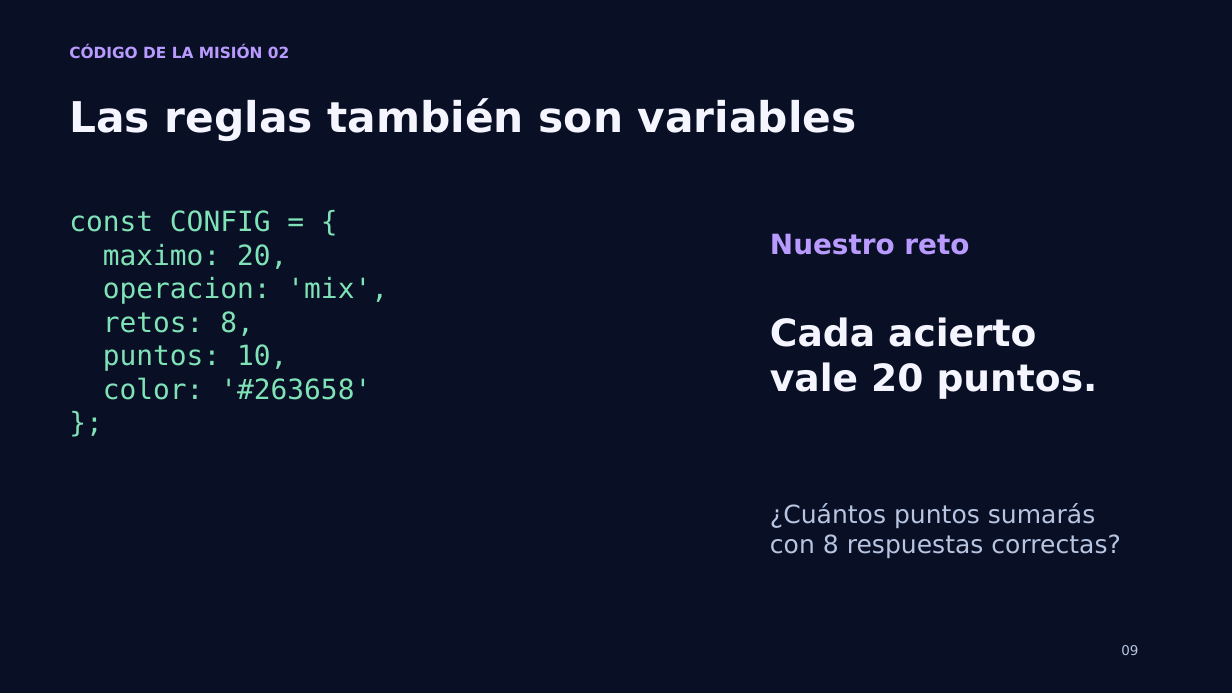
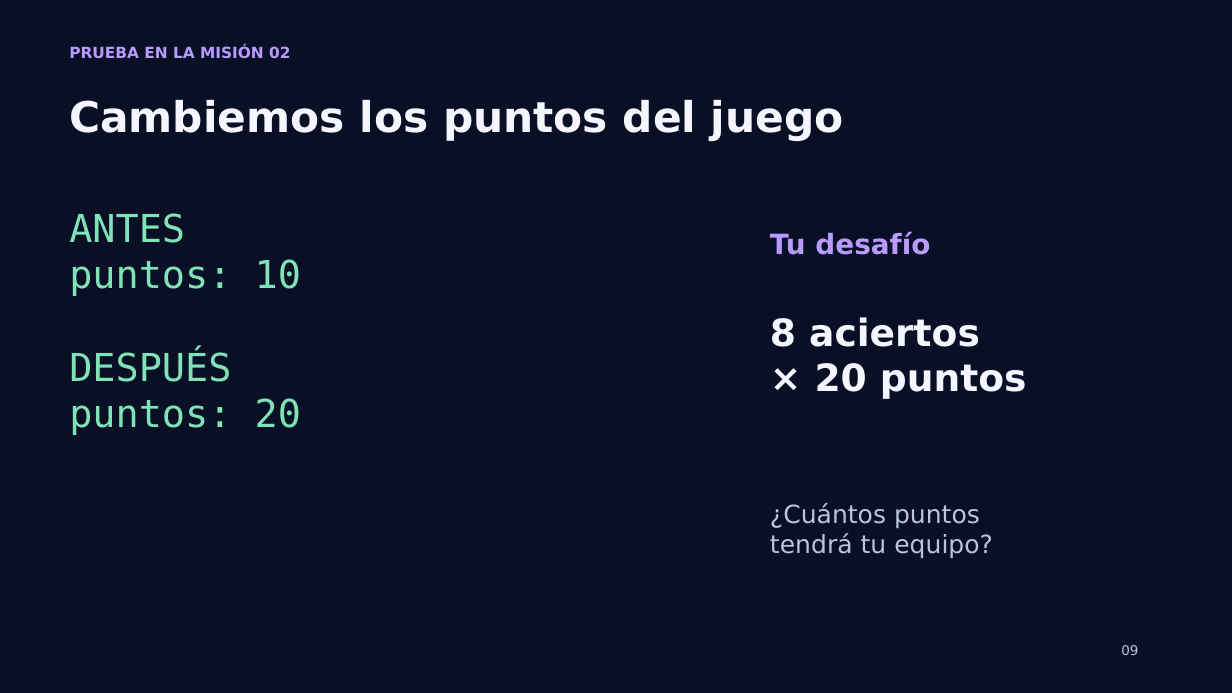
Before and after one commit to PaoloPelaezVillanueva/wie-chincha, a slide deck: slide 9 of Mision_WIE_Chincha_Taller.pptx. Drawn at 1232x693 pixels with LibreOffice and Linux fonts; fonts in the diff are those of the drawing. Boxes give left, top, right and bottom in pixels: in the first picture for what was removed or moved away, otherwise in the second. Text is boxed around its words. In the diff, an @@ line names an element or a change of style, - is before the commit and + after.

```diff
--- a/Mision_WIE_Chincha_Taller.pptx
+++ b/Mision_WIE_Chincha_Taller.pptx
@@ text at (x1=69, y1=45, x2=290, y2=59): text changed @@
-CÓDIGO DE LA MISIÓN 02
+PRUEBA EN LA MISIÓN 02
@@ text at (x1=69, y1=100, x2=844, y2=141): text changed @@
-Las reglas también son variables
+Cambiemos los puntos del juego
@@ text at (x1=69, y1=213, x2=301, y2=435): text changed; size 21.8 to 30 pt @@
-const CONFIG = {
-maximo: 20,
-operacion: 'mix',
-retos: 8,
-puntos: 10,
-color: '#263658'
-};
+ANTES
+puntos: 10
+DESPUÉS
+puntos: 20
@@ text at (x1=770, y1=231, x2=930, y2=255): text changed @@
-Nuestro reto
+Tu desafío
@@ text at (x1=770, y1=317, x2=1027, y2=399): text changed @@
-Cada acierto
-vale 20 puntos.
+8 aciertos
+× 20 puntos
@@ text at (x1=770, y1=503, x2=993, y2=558): text changed @@
-¿Cuántos puntos sumarás
-con 8 respuestas correctas?
+¿Cuántos puntos
+tendrá tu equipo?
```
Also in this commit, not shown: 12 other slides changed.
